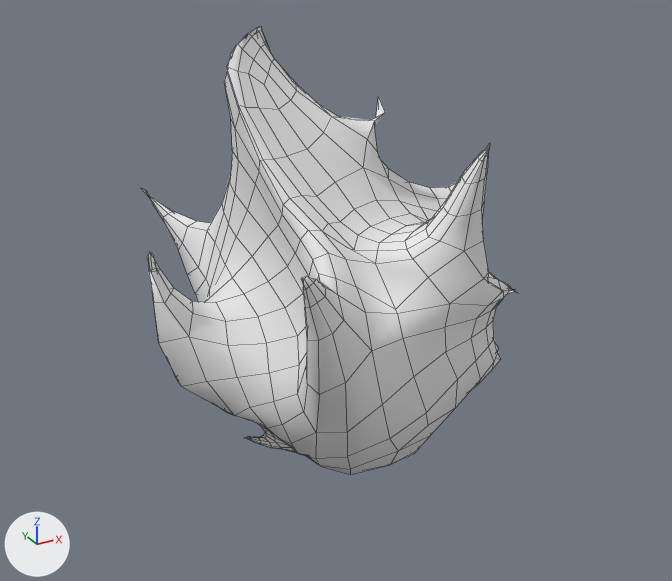
Two versions of the OBJ model server/static/assets/fire.obj, one commit apart.
Camera for both pictures: a camera (50 mm lens) standing at (-33.5, -60.8, 44.7) and looking at (-0.6, -0.9, 14.8). The lights are fixed; the arrows at lower left show +X, +Y and +Z. Mesh edges are drawn as thin lines. Where no turn or scale is listed for an object, it has been applied to the vertices.

Script lines for the objects in view, before the commit:
```python
me_fire = bpy.data.meshes.new('fire')
me_fire.from_pydata(...)  # 827 vertices, 825 faces; spans x -15.6..15.2, y -14.3..18.2, z 0.5..34.7
me_fire.materials.append(mat_19___default)  # white #e7e7e7
ob_fire = bpy.data.objects.new('fire', me_fire)
ob_fire.location = (0.0, 0.0, 0.0)
```
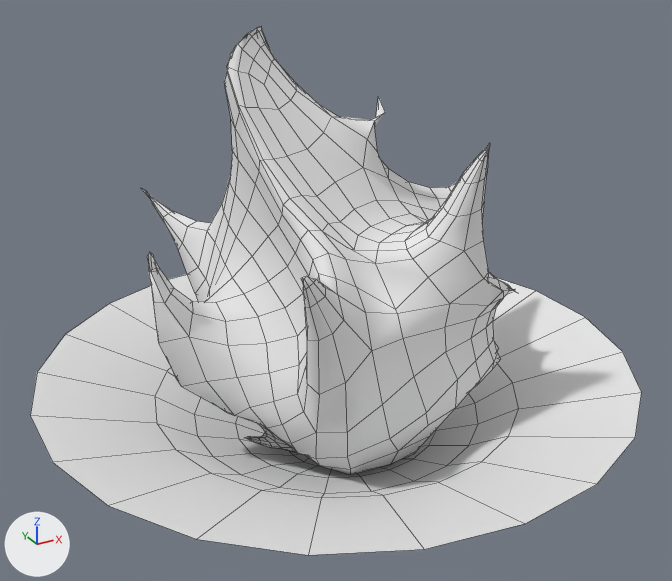
Commit message: fire and pit

Location of each change, [x1, y1, x2, y2] in pixels of the pictures (672 x 581 px):
'fire', reshaped (63% wider, 18% taller)
    before: [141, 27, 516, 475]
    after: [30, 27, 642, 555]
part 1 of me_fire, added
    after: [30, 274, 642, 555]

The edits, one by one:
me_fire is used by ob_fire; location (0.0, 0.0, 0.0).
me_fire had 827 vertices, 825 faces and spanned x -15.6..15.2, y -14.3..18.2, z 0.5..34.7.
me_fire now has 938 vertices, 935 faces and spans x -24.5..24.4, y -24.6..24.8, z 0.0..34.7.
me_fire part 1: a new loose piece of 111 vertices spanning x -24.5..24.4, y -24.6..24.8, z 0.0..7.7, in mat_19___default (white #e7e7e7).
